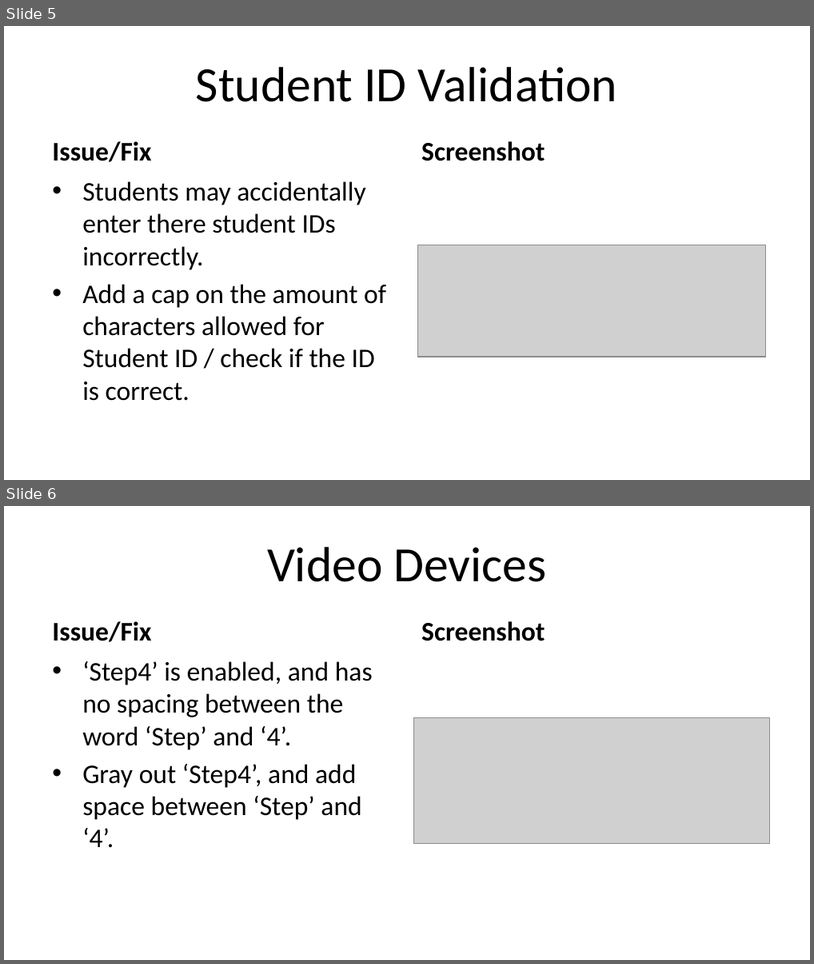
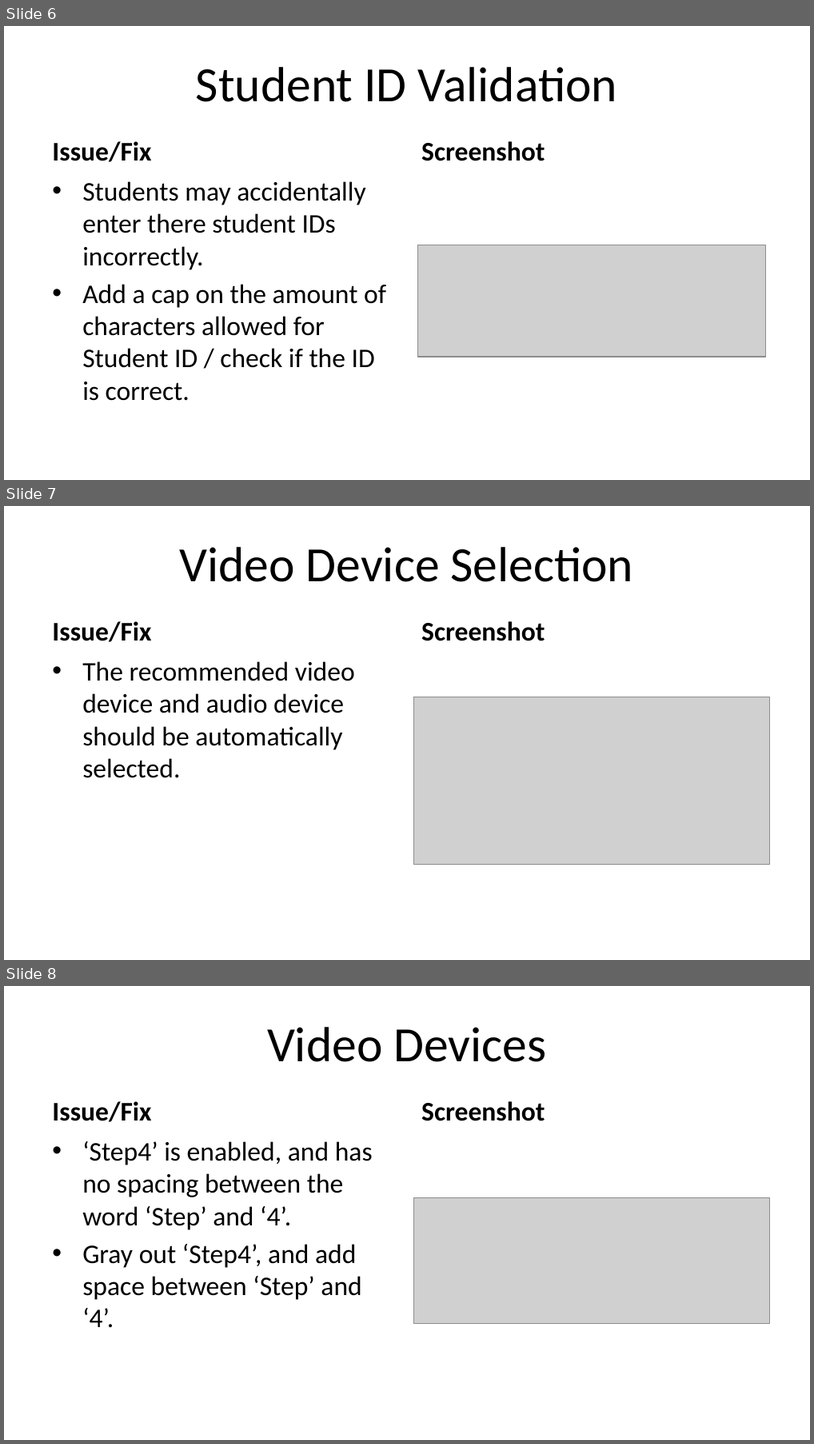
Before and after one commit to Jmackas/Proctoring_Revamp, a slide deck: proctoring/Proctoring Suggested Changes.pptx. Shown one above the other, each under a label of ours: slides 5 and 6 before the commit, slides 6, 7 and 8 after it. The pictures are 814x964 and 814x1444 pixels, drawn with LibreOffice and Linux fonts; fonts in the diff are those of the drawing; grey boxes stand for pictures. Boxes give left, top, right and bottom in pixels: in the first picture for what was removed or moved away, otherwise in the second. Text is boxed around its words. In the diff, an @@ line names an element or a change of style, - is before the commit and + after.

```diff
--- a/proctoring/Proctoring Suggested Changes.pptx
+++ b/proctoring/Proctoring Suggested Changes.pptx
@@ slide 7 added at box(4, 506, 810, 960), background #FFFFFF @@
@@ title added at box(180, 547, 634, 582), 44 pt, text #000000 @@
+Video Device Selection
@@ text added at box(52, 621, 151, 642), 24 pt, text #000000, bold @@
+Issue/Fix
@@ text added at box(422, 621, 545, 641), 24 pt, text #000000, bold @@
+Screenshot
@@ text added at box(82, 661, 355, 778), 24 pt, text #000000 @@
+• The recommended video device and audio device should be automatically selected.
@@ picture added at box(414, 697, 770, 864) @@
@@ what was slide 5 is now slide 6 @@
@@ what was slide 6 is now slide 8 @@
```
Also in this commit, not shown: 1 other slide added, 1 other file.
